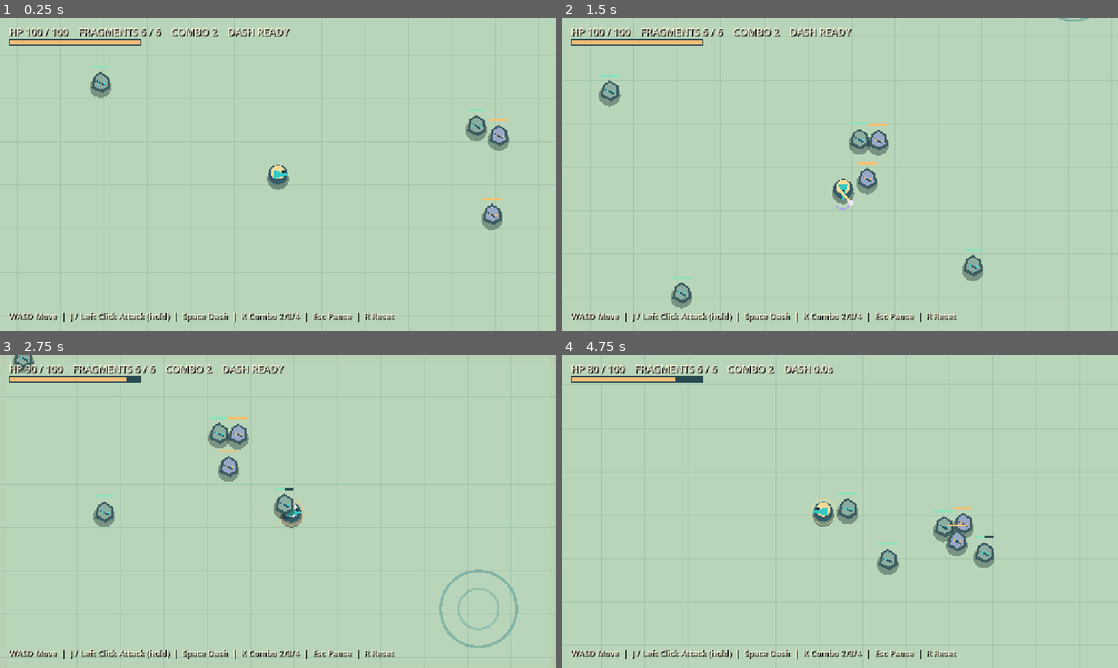
Above: before the commit, frames 1-4 (two rows, left to right).
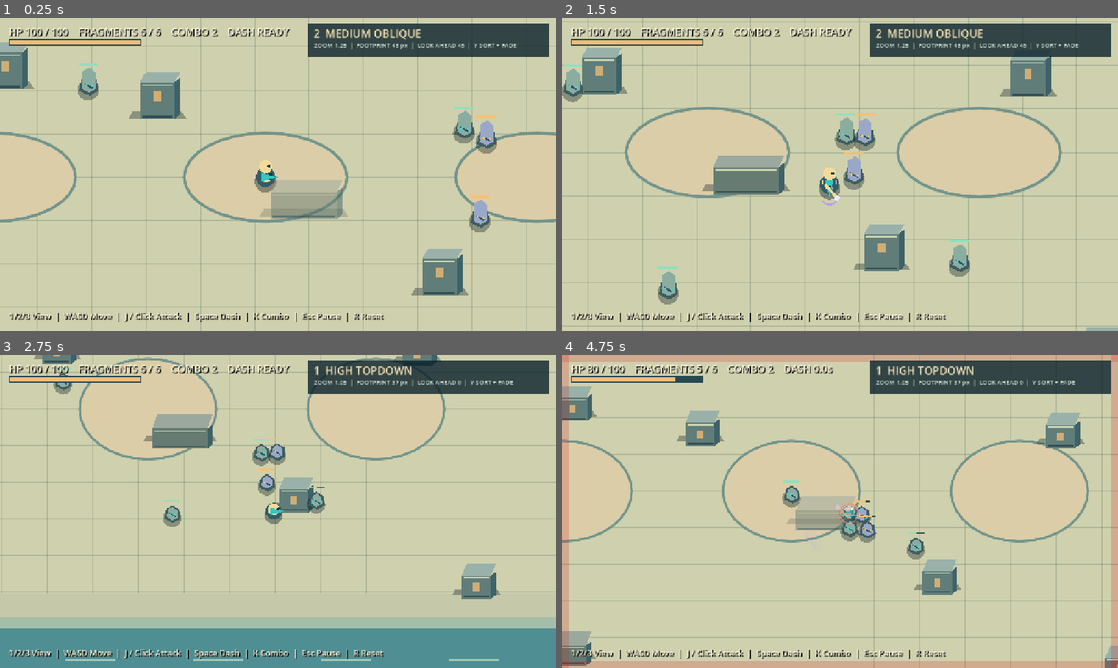
Above: after the commit, the same moments.

Repository: noru358/new-game
Game: Godot game, scene res://game/view_prototype.tscn
Same seed, same stepped clock (60 frames per second), same inputs: the game is played once before the commit and once after it. Before the commit the project starts from res://game/main.tscn.
Inputs (mouse positions are in pixels of both pictures, inside the frame that each line leads up to):
- Up to frame 1 (0.25 s): no input
- Up to frame 2 (1.5 s): tap Enter at 0.5 s; move the mouse to (962, 158) at 0.52 s; hold D (move_right) 0.53-1.28 s; tap 1 at 0.6 s; click (962, 158) at 0.67 s; tap 2 at 0.8, 1.35 s; move the mouse to (728, 190) at 1.27 s; hold S (move_down) from 1.28 s (still down); click (728, 190) at 1.42 s
- Up to frame 3 (2.75 s): tap 3 at 1.55, 2.1 s; move the mouse to (333, 442) at 2.02 s; release S (move_down) at 2.03 s; hold D (move_right) from 2.03 s (still down); click (333, 442) at 2.17 s; tap 1 at 2.3 s
- Up to frame 4 (4.75 s): move the mouse to (812, 574) at 2.77 s; release D (move_right) at 2.78 s; hold W (move_up) 2.78-3.53 s; tap J (attack) at 2.85 s; click (812, 574) at 2.92 s; tap 2 at 3.05 s; move the mouse to (1006, 558) at 3.52 s; hold Space (dash) 3.53-4.28 s; hold A (move_left) from 3.53 s (still down); click (1006, 558) at 3.67 s; tap 3 at 3.8 s; move the mouse to (673, 464) at 4.27 s; tap 1 at 4.35 s; click (673, 464) at 4.42 s

The runs differ from the first frame. In frame 1, 31% of the frame differs, in the area x 0-100%, y 0-100%; in frame 2, 33%; in frame 3, 38%; in frame 4, 39%.

Commit message:
Add switchable 1B view and space prototype

Diff:
--- a/game/enemy.gd
+++ b/game/enemy.gd
@@ -12,6 +12,7 @@
 @export var max_health := MAX_HEALTH
 
 var health := MAX_HEALTH
+var visual_pitch := 0.0
 var target: Node2D
 var knockback := Vector2.ZERO
 var hit_flash := 0.0
@@ -89,8 +90,15 @@
 		Vector2(-12, 5), Vector2(-8, -12), Vector2(1, -17),
 		Vector2(12, -9), Vector2(13, 6), Vector2(1, 12)
 	]), stone)
+	if visual_pitch > 0.0:
+		var top := -18.0 - visual_pitch * 17.0
+		draw_colored_polygon(PackedVector2Array([
+			Vector2(-12, -1), Vector2(-10, top), Vector2(3, top - 7),
+			Vector2(13, top + 2), Vector2(13, 5), Vector2(1, 12)
+		]), stone)
 	draw_line(Vector2(-7, -4), Vector2(8, 4), Color("295665"), 3.0)
 	draw_circle(Vector2(-4, -2), 2.0, Color("f9c06f") if reinforced else Color("42d9d4"))
 	draw_circle(Vector2(7, 0), 2.0, Color("f9c06f") if reinforced else Color("42d9d4"))
-	draw_rect(Rect2(-18, -32, 36, 4), Color(0.05, 0.16, 0.18, 0.8))
-	draw_rect(Rect2(-18, -32, 36.0 * maxf(health, 0.0) / max_health, 4), Color("f9c06f") if reinforced else Color("8ce2bc"))
+	var health_y := -32.0 - visual_pitch * 18.0
+	draw_rect(Rect2(-18, health_y, 36, 4), Color(0.05, 0.16, 0.18, 0.8))
+	draw_rect(Rect2(-18, health_y, 36.0 * maxf(health, 0.0) / max_health, 4), Color("f9c06f") if reinforced else Color("8ce2bc"))
--- a/game/player.gd
+++ b/game/player.gd
@@ -25,6 +25,7 @@
 ]
 
 var health := MAX_HEALTH
+var visual_pitch := 0.0
 var facing := Vector2.RIGHT
 var attack_direction := Vector2.RIGHT
 var attack_step := 0
@@ -276,6 +277,14 @@
 	draw_circle(Vector2(0, 8), 20.0, Color(0.03, 0.10, 0.13, 0.4))
 	draw_circle(Vector2.ZERO, 18.0, Color("355b67"))
 	draw_circle(Vector2(0, -4), 13.0, body_color)
+	if visual_pitch > 0.0:
+		var top := -17.0 - visual_pitch * 19.0
+		draw_colored_polygon(PackedVector2Array([
+			Vector2(-12, 6), Vector2(-12, top + 12),
+			Vector2(12, top + 12), Vector2(12, 6)
+		]), Color("355b67"))
+		draw_circle(Vector2(0, top + 8), 12.0, body_color)
+		draw_circle(Vector2(6, top + 7), 2.8, Color("183944"))
 	draw_colored_polygon(PackedVector2Array([
 		facing * 23.0,
 		facing.rotated(2.4) * 12.0,
--- /dev/null
+++ b/game/view_prop.gd
@@ -0,0 +1,52 @@
+class_name ViewProp
+extends StaticBody2D
+
+@export var footprint_radius := 32.0
+var pitch := 0.5
+var kind := 0
+
+
+func configure(new_kind: int, new_pitch: float) -> void:
+	kind = new_kind
+	pitch = new_pitch
+	queue_redraw()
+
+
+func _ready() -> void:
+	collision_layer = 4
+	collision_mask = 0
+	var shape := CircleShape2D.new()
+	shape.radius = footprint_radius
+	var collision := CollisionShape2D.new()
+	collision.shape = shape
+	add_child(collision)
+
+
+func _draw() -> void:
+	var height := (25.0 + pitch * 45.0) if kind == 0 else (12.0 + pitch * 28.0)
+	var half_width := footprint_radius if kind == 0 else footprint_radius * 1.55
+	var top_depth := lerpf(footprint_radius * 0.82, footprint_radius * 0.38, pitch)
+	var stone := Color("99b1a9") if kind == 0 else Color("9ba89d")
+	var front := Color("607d79") if kind == 0 else Color("667c72")
+	var side := Color("3d6268")
+	var cap := Color("c9d3b2")
+	draw_colored_polygon(PackedVector2Array([
+		Vector2(-half_width - 13, 4), Vector2(half_width + 13, 4),
+		Vector2(half_width + 22, 17), Vector2(-half_width - 20, 17)
+	]), Color(0.04, 0.12, 0.14, 0.35))
+	draw_colored_polygon(PackedVector2Array([
+		Vector2(-half_width, -height), Vector2(half_width, -height),
+		Vector2(half_width, top_depth), Vector2(-half_width, top_depth)
+	]), front)
+	draw_colored_polygon(PackedVector2Array([
+		Vector2(half_width, -height), Vector2(half_width + 11, -height - 9),
+		Vector2(half_width + 11, top_depth - 9), Vector2(half_width, top_depth)
+	]), side)
+	draw_colored_polygon(PackedVector2Array([
+		Vector2(-half_width, -height), Vector2(-half_width + 11, -height - top_depth),
+		Vector2(half_width + 11, -height - top_depth), Vector2(half_width, -height)
+	]), stone)
+	draw_line(Vector2(-half_width + 4, -height + 5), Vector2(half_width - 4, -height + 5), cap, 3.0)
+	draw_line(Vector2(-half_width + 4, top_depth - 5), Vector2(half_width - 4, top_depth - 5), Color("344e55"), 3.0)
+	if kind == 0:
+		draw_rect(Rect2(-7, -height + 16, 14, 18), Color("d1ad74"))
--- /dev/null
+++ b/game/view_prototype.gd
@@ -0,0 +1,126 @@
+extends "res://game/main.gd"
+
+const ViewPropScript = preload("res://game/view_prop.gd")
+const MODE_NAMES := ["1  HIGH TOPDOWN", "2  MEDIUM OBLIQUE", "3  LOW OBLIQUE"]
+const MODE_ZOOMS := [1.05, 1.25, 1.43]
+const MODE_PITCHES := [0.0, 0.55, 1.0]
+const MODE_LOOKAHEAD := [0.0, 45.0, 70.0]
+const PROP_POINTS := [
+	Vector2(420, 360), Vector2(720, 520), Vector2(1000, 575),
+	Vector2(1270, 755), Vector2(1520, 900), Vector2(1790, 580),
+	Vector2(690, 1050), Vector2(1920, 1090), Vector2(1450, 370)
+]
+
+var view_mode := 2
+var view_props: Array = []
+var view_title: Label
+var view_detail: Label
+
+
+func _ready() -> void:
+	super._ready()
+	player.collision_mask = 4
+	for enemy in $Enemies.get_children():
+		enemy.collision_mask = 6
+	for i in range(PROP_POINTS.size()):
+		var prop: Variant = ViewPropScript.new()
+		prop.name = "BlockoutProp%d" % i
+		prop.position = PROP_POINTS[i]
+		prop.footprint_radius = 32.0 if i % 3 != 0 else 39.0
+		add_child(prop)
+		prop.configure(1 if i % 3 == 0 else 0, MODE_PITCHES[1])
+		view_props.append(prop)
+	_build_view_ui()
+	set_view_mode(view_mode)
+	queue_redraw()
+
+
+func _input(event: InputEvent) -> void:
+	super._input(event)
+	if event is InputEventKey and event.pressed and not event.echo:
+		if event.keycode == KEY_1 or event.keycode == KEY_2 or event.keycode == KEY_3:
+			set_view_mode(event.keycode - KEY_1 + 1)
+			get_viewport().set_input_as_handled()
+
+
+func _process(delta: float) -> void:
+	super._process(delta)
+	var lead: float = MODE_LOOKAHEAD[view_mode - 1]
+	camera.position = camera.position.lerp(player.facing * lead + Vector2(0, -lead * 0.22), minf(1.0, 5.0 * delta))
+	for prop in view_props:
+		var behind: bool = player.global_position.y < prop.global_position.y
+		var close_x: bool = absf(player.global_position.x - prop.global_position.x) < prop.footprint_radius * 1.8
+		var close_y: bool = prop.global_position.y - player.global_position.y < 90.0
+		prop.modulate.a = lerpf(prop.modulate.a, 0.48 if behind and close_x and close_y else 1.0, minf(1.0, 12.0 * delta))
+
+
+func set_view_mode(mode: int) -> void:
+	view_mode = clampi(mode, 1, 3)
+	var index := view_mode - 1
+	camera.zoom = Vector2.ONE * MODE_ZOOMS[index]
+	camera.position_smoothing_speed = [10.0, 8.0, 6.0][index]
+	player.visual_pitch = MODE_PITCHES[index]
+	player.queue_redraw()
+	for enemy in $Enemies.get_children():
+		enemy.visual_pitch = MODE_PITCHES[index]
+		enemy.queue_redraw()
+	for prop in view_props:
+		prop.configure(prop.kind, MODE_PITCHES[index])
+	if view_title != null:
+		view_title.text = MODE_NAMES[index]
+		view_detail.text = "ZOOM %.2f  |  FOOTPRINT %d px  |  LOOK AHEAD %d  |  Y SORT + FADE" % [
+			MODE_ZOOMS[index], int(36.0 * MODE_ZOOMS[index]), int(MODE_LOOKAHEAD[index])
+		]
+	queue_redraw()
+
+
+func _build_view_ui() -> void:
+	var canvas := CanvasLayer.new()
+	canvas.process_mode = Node.PROCESS_MODE_ALWAYS
+	add_child(canvas)
+	var panel := ColorRect.new()
+	panel.position = Vector2(710, 12)
+	panel.size = Vector2(555, 78)
+	panel.color = Color(0.04, 0.13, 0.17, 0.80)
+	panel.mouse_filter = Control.MOUSE_FILTER_IGNORE
+	canvas.add_child(panel)
+	view_title = Label.new()
+	view_title.position = Vector2(12, 6)
+	view_title.add_theme_font_size_override("font_size", 25)
+	view_title.add_theme_color_override("font_color", Color("f7e5b7"))
+	panel.add_child(view_title)
+	view_detail = Label.new()
+	view_detail.position = Vector2(13, 41)
+	view_detail.add_theme_font_size_override("font_size", 14)
+	view_detail.add_theme_color_override("font_color", Color("d8e9de"))
+	panel.add_child(view_detail)
+	for child in get_children():
+		if child is CanvasLayer and child != canvas:
+			for control in child.get_children():
+				if control is Label and control.text.begins_with("WASD Move"):
+					control.text = "1/2/3 View  |  WASD Move  |  J / Click Attack  |  Space Dash  |  K Combo  |  Esc Pause  |  R Reset"
+
+
+func _draw() -> void:
+	var pitch: float = MODE_PITCHES[view_mode - 1]
+	draw_rect(Rect2(Vector2.ZERO, ARENA_SIZE), Color("a5bea9"))
+	draw_rect(Rect2(0, 60, 2400, 170), Color("4f8f93"))
+	draw_rect(Rect2(0, 1180, 2400, 170), Color("4f8f93"))
+	draw_rect(Rect2(240, 255, 1920, 900), Color("c5c8a9"))
+	draw_rect(Rect2(280, 300, 1840, 805), Color("cfd0ad"))
+	for x in range(280, 2121, 100):
+		draw_line(Vector2(x, 300), Vector2(x, 1105), Color(0.25, 0.38, 0.36, 0.23), 2.0)
+	for y in range(300, 1106, 80):
+		draw_line(Vector2(280, y), Vector2(2120, y), Color(0.25, 0.38, 0.36, 0.23), 2.0)
+	for center in [Vector2(700, 700), Vector2(1200, 700), Vector2(1700, 700)]:
+		var depth := lerpf(110.0, 58.0, pitch)
+		var points := PackedVector2Array()
+		for i in range(33):
+			var angle := TAU * float(i) / 32.0
+			points.append(center + Vector2(cos(angle) * 150.0, sin(angle) * depth))
+		draw_colored_polygon(points, Color("dbcda8"))
+		draw_polyline(points, Color("71948b"), 4.0, true)
+	for x in range(100, 2350, 280):
+		draw_line(Vector2(x, 120), Vector2(x + 110, 120), Color("a1c7b5"), 3.0)
+		draw_line(Vector2(x + 80, 1250), Vector2(x + 190, 1250), Color("a1c7b5"), 3.0)
+	draw_rect(Rect2(Vector2(16, 16), ARENA_SIZE - Vector2(32, 32)), Color("3f706e"), false, 14.0)
--- /dev/null
+++ b/game/view_prototype.tscn
@@ -0,0 +1,35 @@
+[gd_scene load_steps=4 format=3]
+
+[ext_resource type="Script" path="res://game/view_prototype.gd" id="1_main"]
+[ext_resource type="PackedScene" path="res://game/player.tscn" id="2_player"]
+[ext_resource type="PackedScene" path="res://game/enemy.tscn" id="3_enemy"]
+
+[node name="ViewPrototype" type="Node2D"]
+y_sort_enabled = true
+script = ExtResource("1_main")
+
+[node name="Player" parent="." instance=ExtResource("2_player")]
+position = Vector2(1200, 700)
+
+[node name="Enemies" type="Node2D" parent="."]
+y_sort_enabled = true
+
+[node name="FragmentA" parent="Enemies" instance=ExtResource("3_enemy")]
+position = Vector2(850, 520)
+
+[node name="FragmentB" parent="Enemies" instance=ExtResource("3_enemy")]
+position = Vector2(1600, 610)
+
+[node name="FragmentC" parent="Enemies" instance=ExtResource("3_enemy")]
+position = Vector2(1040, 1080)
+
+[node name="FragmentD" parent="Enemies" instance=ExtResource("3_enemy")]
+position = Vector2(1800, 980)
+
+[node name="FragmentE" parent="Enemies" instance=ExtResource("3_enemy")]
+position = Vector2(1620, 620)
+max_health = 80.0
+
+[node name="FragmentF" parent="Enemies" instance=ExtResource("3_enemy")]
+position = Vector2(1620, 780)
+max_health = 80.0
--- a/project.godot
+++ b/project.godot
@@ -10,8 +10,8 @@
 
 [application]
 
-config/name="Loop Conquest - 1A Feel Sandbox"
-run/main_scene="res://game/main.tscn"
+config/name="Loop Conquest - 1B View Prototype"
+run/main_scene="res://game/view_prototype.tscn"
 config/features=PackedStringArray("4.6", "GL Compatibility")
 
 [display]
--- /dev/null
+++ b/tests/verify_1b.gd
@@ -0,0 +1,53 @@
+extends SceneTree
+
+var failed := false
+
+
+func _initialize() -> void:
+	call_deferred("_run")
+
+
+func _run() -> void:
+	var scene: Node2D = load("res://game/view_prototype.tscn").instantiate()
+	root.add_child(scene)
+	await physics_frame
+	var player: SandboxPlayer = scene.get_node("Player")
+	var camera: Camera2D = player.get_node("Camera2D")
+	_check(scene.view_mode == 2, "medium oblique starts by default")
+	_check(is_equal_approx(camera.zoom.x, 1.25), "default camera scale")
+	_check(scene.y_sort_enabled and scene.get_node("Enemies").y_sort_enabled, "actors and props sort by foot position")
+	_check(scene.view_props.size() == 9, "same nine blockout props in all candidates")
+	_check(player.collision_mask == 4, "player meets blockout footprint")
+	for enemy in scene.get_node("Enemies").get_children():
+		_check(enemy.collision_mask == 6, "enemies separate and meet blockout footprint")
+		enemy.process_mode = Node.PROCESS_MODE_DISABLED
+	for mode in [1, 3, 2]:
+		scene.set_view_mode(mode)
+		_check(scene.view_mode == mode, "mode switch %d" % mode)
+		_check(is_equal_approx(camera.zoom.x, scene.MODE_ZOOMS[mode - 1]), "camera scale %d" % mode)
+		_check(is_equal_approx(player.visual_pitch, scene.MODE_PITCHES[mode - 1]), "actor projection %d" % mode)
+		_check(scene.view_props.size() == 9, "layout unchanged %d" % mode)
+	var obstacle: Node2D = scene.view_props[3]
+	player.global_position = obstacle.global_position + Vector2(-100, 0)
+	player.hurt_immunity = 100.0
+	Input.action_press("move_right")
+	for i in 36:
+		await physics_frame
+	Input.action_release("move_right")
+	_check(player.global_position.x < obstacle.global_position.x - 48.0, "blockout pillar blocks movement")
+	player.global_position = obstacle.global_position + Vector2(0, -70)
+	for i in 20:
+		await process_frame
+	_check(obstacle.modulate.a < 0.65, "near foreground fades to reveal player")
+	if failed:
+		printerr("1B verification failed")
+		quit(1)
+	else:
+		print("1B verification passed: medium default, three switchable views, fixed layout, Y-sort, footprint collision")
+		quit(0)
+
+
+func _check(ok: bool, label: String) -> void:
+	if not ok:
+		failed = true
+		printerr("FAIL: " + label)
Not shown, added: game/view_prop.gd.uid
Not shown, added: game/view_prototype.gd.uid
Not shown, added: tests/verify_1b.gd.uid
Not shown, changed: DEV_STATUS.md
Not shown, changed: LOOP_CONQUEST_MASTER.md
Not shown, changed: README.md
